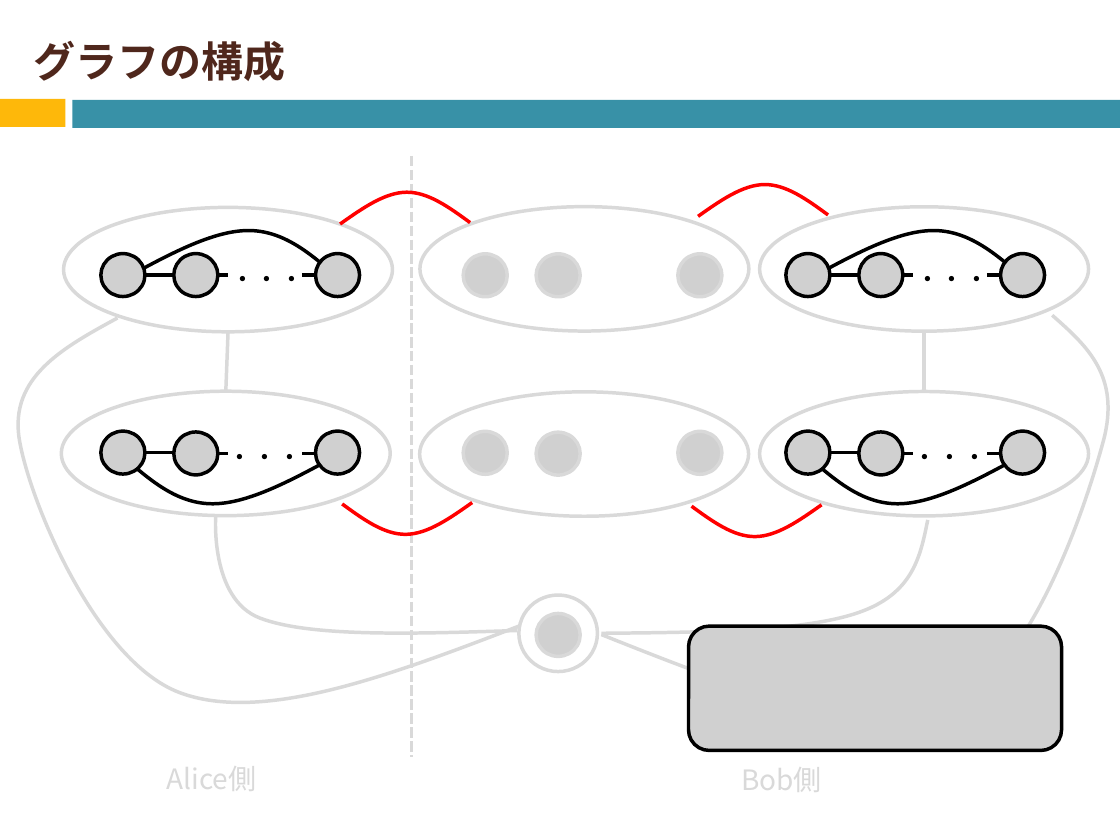
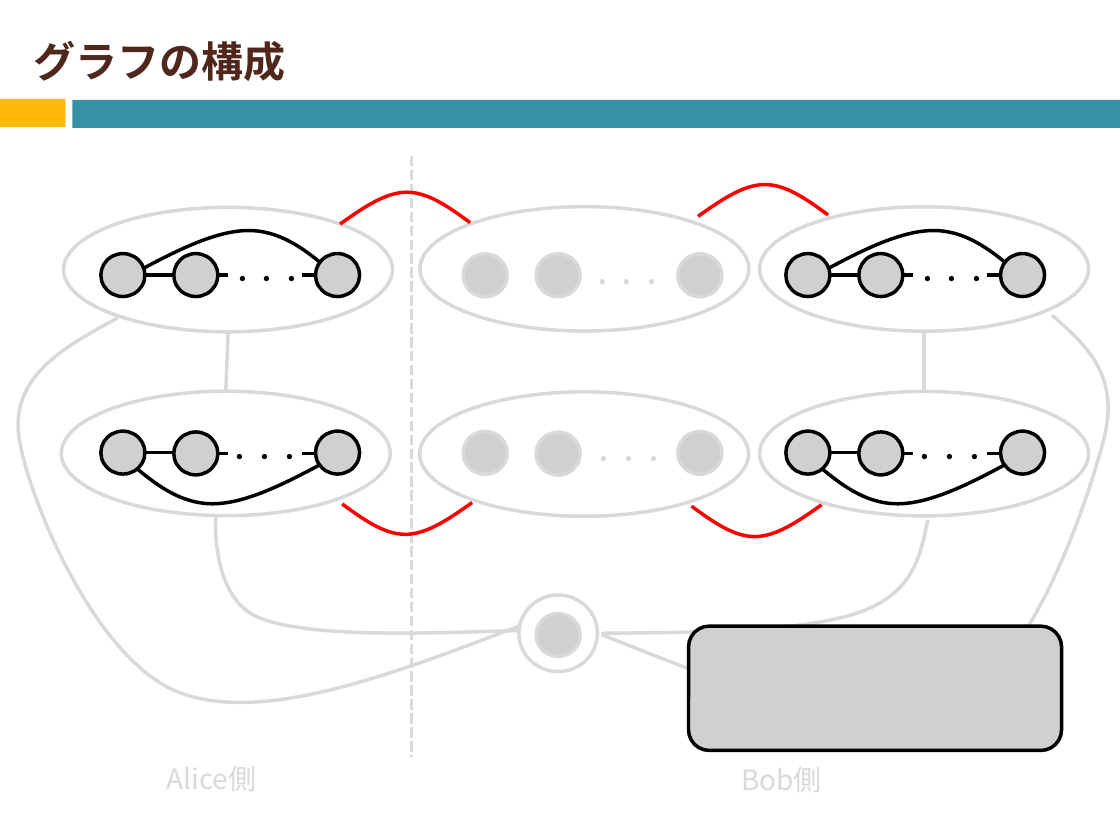
Before and after one commit to Izulabo-nitech/Distributed_Complexity_of_k-Maximal_Independent_Set_Verification, a slide deck: slide 24 of chukan/chukan2020_sato.pptx. Drawn at 1120x840 pixels with LibreOffice and Linux fonts; fonts in the diff are those of the drawing; grey boxes stand for pictures. Boxes give left, top, right and bottom in pixels: in the first picture for what was removed or moved away, otherwise in the second. Text is boxed around its words. In the diff, an @@ line names an element or a change of style, - is before the commit and + after.

```diff
--- a/chukan/chukan2020_sato.pptx
+++ b/chukan/chukan2020_sato.pptx
@@ text added at (x1=590, y1=262, x2=664, y2=298), 16 pt, text #D9D9D9 @@
+・・・
@@ text added at (x1=592, y1=440, x2=666, y2=476), 16 pt, text #D9D9D9 @@
+・・・
```
Also in this commit, not shown: 4 other slides changed, 4 slides added, 13 other files.
